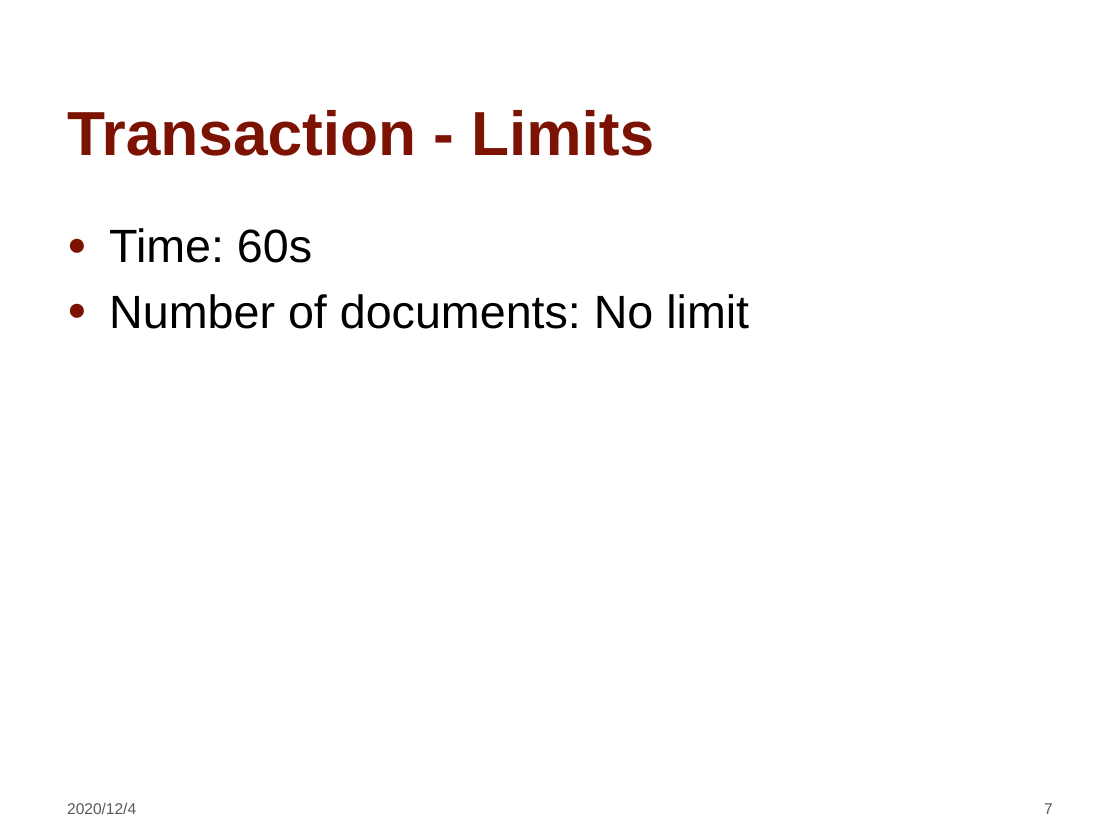
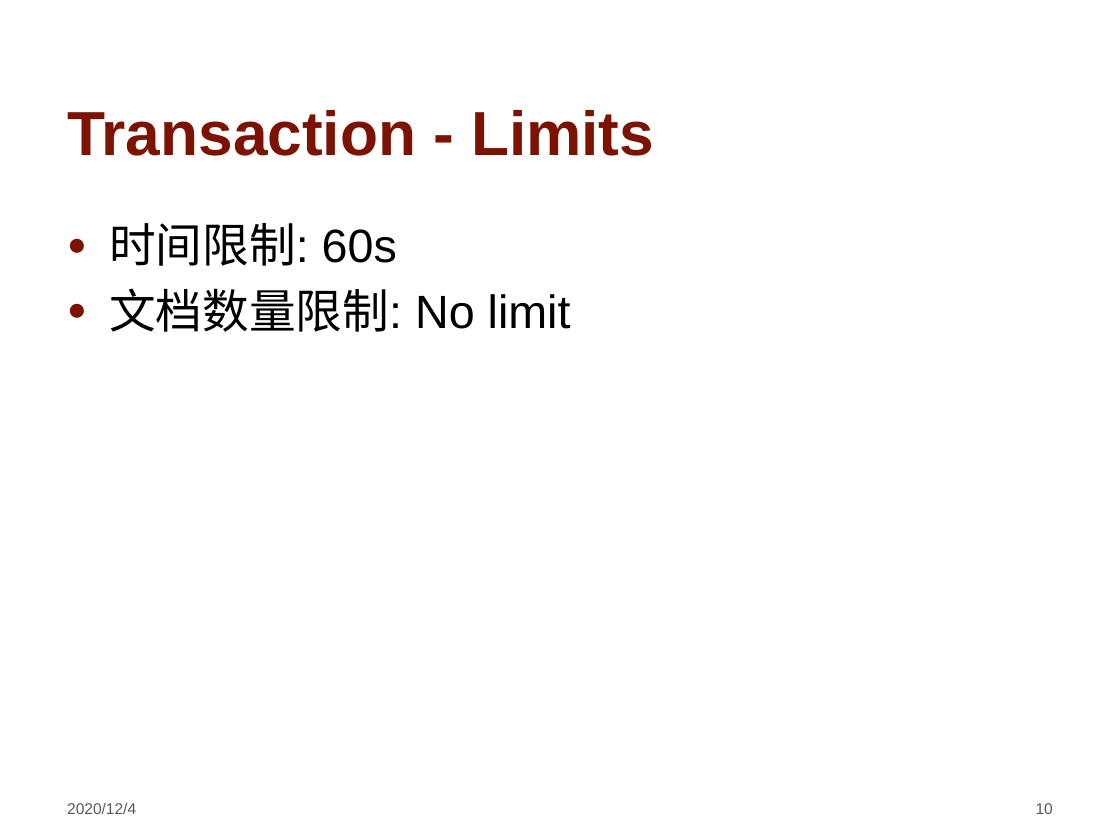
Before and after one commit to hengxin/awesome-dbs, a slide deck: slide 10 of ppt/Introduction-of-Transactions-in-MongoDB.pptx (slide 7 before the commit). Drawn at 1120x840 pixels with LibreOffice and Linux fonts; fonts in the diff are those of the drawing; background and template pictures are left out. Boxes give left, top, right and bottom in pixels: in the first picture for what was removed or moved away, otherwise in the second. Text is boxed around its words. In the diff, an @@ line names an element or a change of style, - is before the commit and + after.

```diff
--- a/ppt/Introduction-of-Transactions-in-MongoDB.pptx
+++ b/ppt/Introduction-of-Transactions-in-MongoDB.pptx
@@ text at <box>109,223,571,332</box>: text changed @@
-● Time: 60s
-● Number of documents: No limit
+● 时间限制: 60s
+● 文档数量限制: No limit
@@ page number at <box>1036,803,1053,814</box>: text changed @@
-7
+10
```
Also in this commit, not shown: 11 other slides changed, 15 slides added, 13 slides removed.
